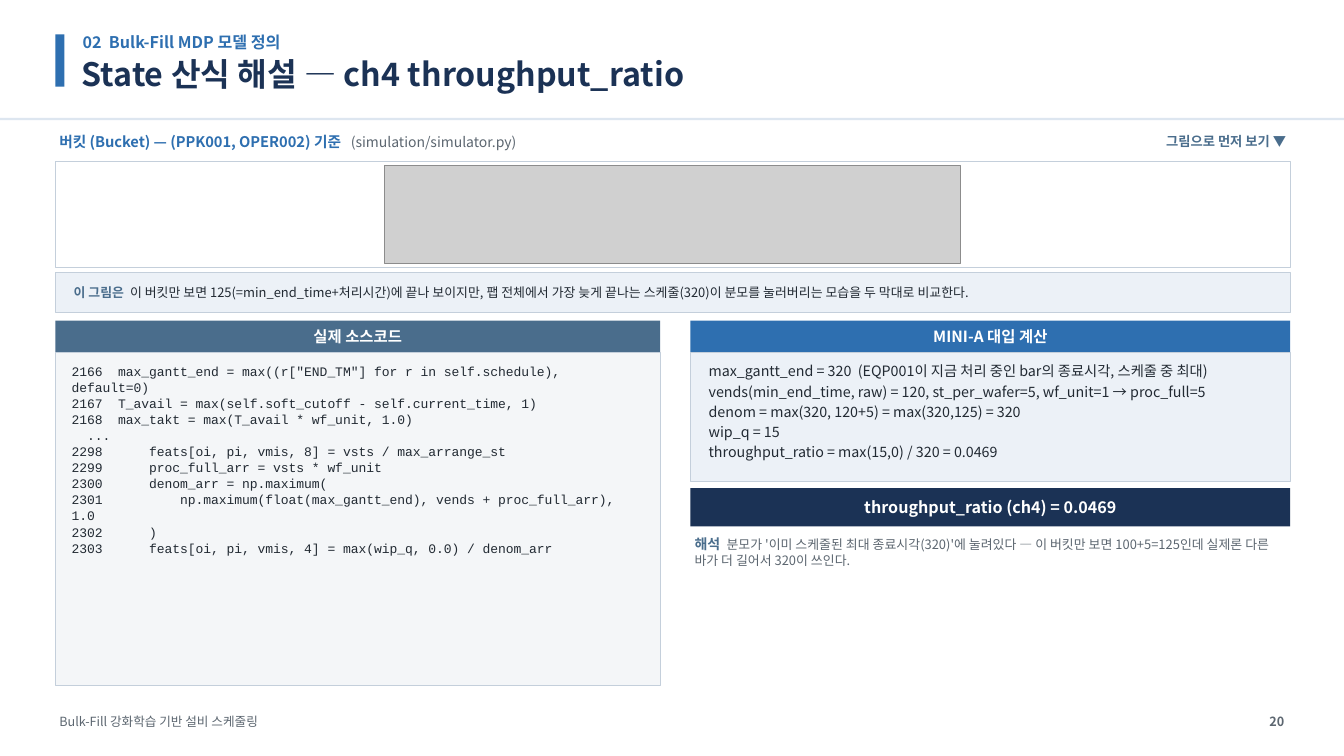
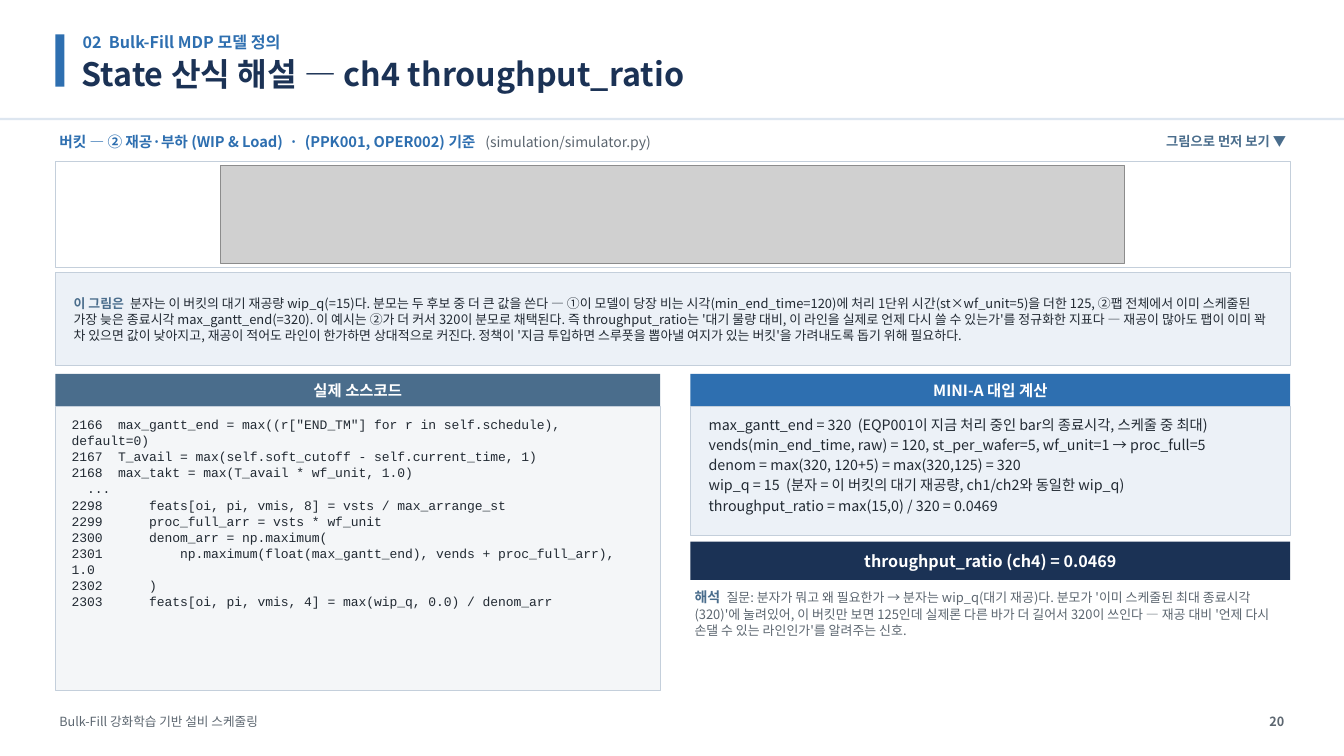
Before and after one commit to relighting123/pjt_scheduling, a slide deck: slide 20 of docs/BulkFill_스케줄링_발표자료.pptx. Drawn at 1344x756 pixels with LibreOffice and Linux fonts; fonts in the diff are those of the drawing; grey boxes stand for pictures. Boxes give left, top, right and bottom in pixels: in the first picture for what was removed or moved away, otherwise in the second. Text is boxed around its words. In the diff, an @@ line names an element or a change of style, - is before the commit and + after.

```diff
--- a/docs/BulkFill_스케줄링_발표자료.pptx
+++ b/docs/BulkFill_스케줄링_발표자료.pptx
@@ text at <box>59,134,650,150</box>: text changed @@
-버킷 (Bucket) — (PPK001, OPER002) 기준 (simulation/simulator.py)
+버킷 — ② 재공·부하 (WIP & Load) · (PPK001, OPER002) 기준 (simulation/simulator.py)
@@ picture: place and size @@
-picture at <box>385,165,961,263</box>
+picture at <box>221,165,1125,263</box>
@@ rectangle: place and size @@
-rectangle at <box>55,272,1291,313</box>
+rectangle at <box>55,272,1291,366</box>
@@ text at <box>74,297,1266,342</box>: text changed @@
-이 그림은 이 버킷만 보면 125(=min_end_time+처리시간)에 끝나 보이지만, 팹 전체에서 가장 늦게 끝나는 스케줄(320)이 분모를 눌러버리는 모습을 두 막대로 비교한다.
+이 그림은 분자는 이 버킷의 대기 재공량 wip_q(=15)다. 분모는 두 후보 중 더 큰 값을 쓴다 — ①이 모델이 당장 비는 시각(min_end_time=120)에 처리 1단위 시간(st×wf_unit=5)을 더한 125, ②팹 전체에서 이미 스케줄된 가장 늦은 종료시각 max_gantt_end(=320). 이 예시는 ②가 더 커서 320이 분모로 채택된다. 즉 throughput_ratio는 '대기 물량 대비, 이 라인을 실제로 언제 다시 쓸 수 있는가'를 정규화한 지표다 — 재공이 많아도 팹이 이미 꽉 차 있으면 값이 낮아지고, 재공이 적어도 라인이 한가하면 상대적으로 커진다. 정책이 '지금 투입하면 스루풋을 뽑아낼 여지가 있는 버킷'을 가려내도록 돕기 위해 필요하다.
@@ rectangle: place and size @@
-rectangle at <box>55,353,660,686</box>
+rectangle at <box>55,406,660,691</box>
@@ text "2166 max_gantt_end = max((r["END_TM"] for ...": place and size @@
-text "2166 max_gantt_end = max((r["END_TM"] for ..." at <box>72,366,614,556</box>
+text "2166 max_gantt_end = max((r["END_TM"] for ..." at <box>72,420,614,609</box>
@@ text at <box>709,478,1124,494</box>: text changed @@
-wip_q = 15
+wip_q = 15 (분자 = 이 버킷의 대기 재공량, ch1/ch2와 동일한 wip_q)
@@ 4 texts, 4 rectangles: place and size @@
-4 texts, 4 rectangles at <box>55,321,1291,526</box>
+4 texts, 4 rectangles at <box>55,374,1291,580</box>
@@ text at <box>695,590,1270,636</box>: text changed @@
-해석 분모가 '이미 스케줄된 최대 종료시각(320)'에 눌려있다 — 이 버킷만 보면 100+5=125인데 실제론 다른 바가 더 길어서 320이 쓰인다.
+해석 질문: 분자가 뭐고 왜 필요한가 → 분자는 wip_q(대기 재공)다. 분모가 '이미 스케줄된 최대 종료시각(320)'에 눌려있어, 이 버킷만 보면 125인데 실제론 다른 바가 더 길어서 320이 쓰인다 — 재공 대비 '언제 다시 손댈 수 있는 라인인가'를 알려주는 신호.
```
Also in this commit, not shown: 17 other slides changed, 19 other files.
